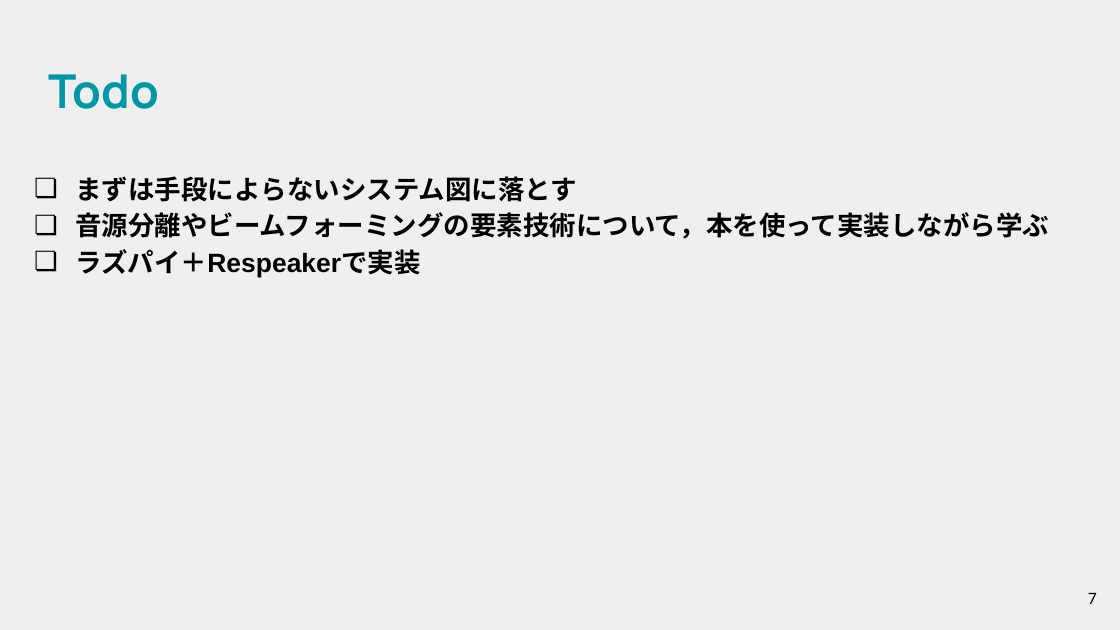
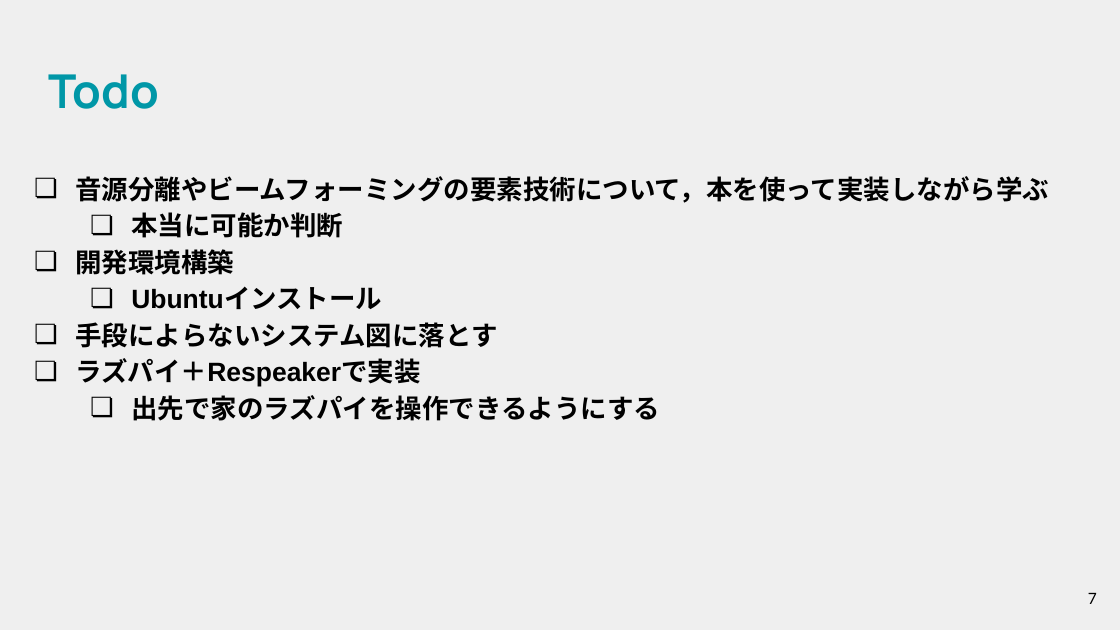
Before and after one commit to gakutosasabe/Reserch, a slide deck: slide 7 of BodyExpendReserch/開発/AOEar4Q構想.pptx. Drawn at 1120x630 pixels with LibreOffice and Linux fonts; fonts in the diff are those of the drawing. Boxes give left, top, right and bottom in pixels: in the first picture for what was removed or moved away, otherwise in the second. Text is boxed around its words. In the diff, an @@ line names an element or a change of style, - is before the commit and + after.

Commit message:
音源分離の勉強開始

```diff
--- a/BodyExpendReserch/開発/AOEar4Q構想.pptx
+++ b/BodyExpendReserch/開発/AOEar4Q構想.pptx
@@ text at bbox=[75, 176, 577, 202]: paragraph removed @@
-❏ まずは手段によらないシステム図に落とす
@@ text at bbox=[75, 176, 1049, 203]: more space between paragraphs @@
@@ text at bbox=[75, 212, 497, 348]: paragraphs added @@
+  ❏ 本当に可能か判断
+❏ 開発環境構築
+  ❏ Ubuntuインストール
+❏ 手段によらないシステム図に落とす
@@ text at bbox=[131, 395, 660, 421]: paragraph added @@
+  ❏ 出先で家のラズパイを操作できるようにする
```
Also in this commit, not shown: 1 other slide changed, 2 other files.
